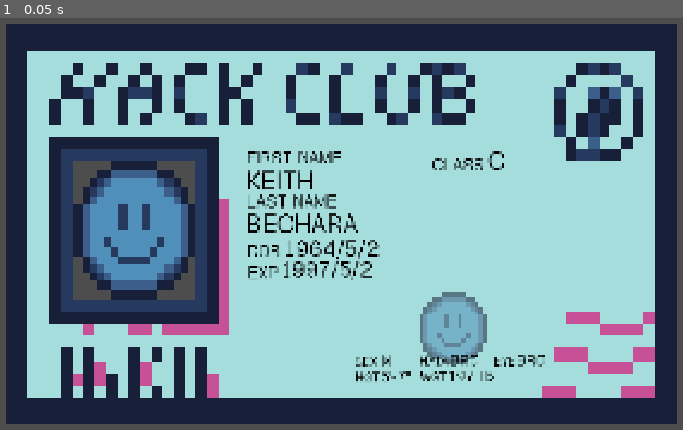
Above: before the commit, frame 1.
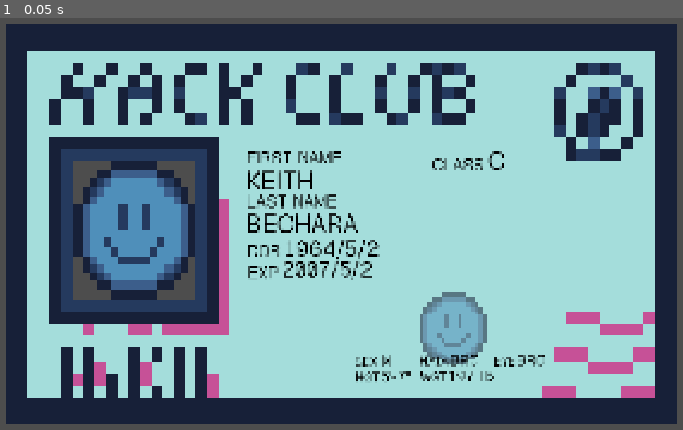
Above: after the commit, the same moment.

Repository: itstntcraft123/fake-an-id
Game: Godot game, scene res://scenes/game.tscn
The game is run twice, just before and just after one commit, with the same random seed, the same clock (stepped at 60 frames per second) and the same inputs. This scene is started directly instead of the project's main scene.
Inputs:
- Up to frame 1 (0.05 s): no input

The runs differ from the first frame. In frame 1, 0.1% of the frame differs, in the area x 41-47%, y 58-64%.

Commit message:
remove random() and debugging also check if provided node exists before hiding/showing in switch_scene_as_child

Diff:
--- a/scripts/main_menu.gd
+++ b/scripts/main_menu.gd
@@ -11,7 +11,7 @@
 		"Start":
 			get_tree().change_scene_to_file("res://scenes/game.tscn")
 		"Options":
-			print("item: ", item) # debugging
+			#print("item: ", item) # debugging
 			Utils.switch_scene_as_child(self, "res://scenes/options.tscn", item, [$MarginContainer, $TextureRect])
 		"Quit":
 			get_tree().quit()
--- a/scripts/select_menu.gd
+++ b/scripts/select_menu.gd
@@ -69,7 +69,6 @@
 			child.pivot_offset = child.size / 2.0
 			child.scale = hover_scale if child == focused else Vector2.ONE
 
-
 func get_hovered_child() -> Control:
 	var pos := get_global_mouse_position()
 	for child in get_children():
--- a/scripts/utils.gd
+++ b/scripts/utils.gd
@@ -28,8 +28,8 @@
 	var city: Array = data["cities"]
 	var state: Array = data["states"]
 
-	return str(randi_range(1000, 9999)) + " " + random(street) + "\n" + \
-		random(city) + ", " + random(state) + str(randi_range(1000, 9999))
+	return str(randi_range(1000, 9999)) + " " + street.pick_random() + "\n" + \
+		city.pick_random() + ", " + state.pick_random() + str(randi_range(1000, 9999))
 
 func random_age() -> int:
 	# age group data from www.fhwa.dot.gov/policyinformation/statistics/2023/dl20.cfm
@@ -52,7 +52,7 @@
 	var expired: bool = randf() < 0.2
 	var date: Dictionary = dob.duplicate()
 	var possible_exps := get_possible_exps(dob, expired)
-	date["year"] = random(possible_exps)
+	date["year"] = possible_exps.pick_random()
 	return date_to_str(date)
 
 func get_possible_exps(dob: Dictionary, expired: bool) -> Array[int]:
@@ -149,9 +149,6 @@
 func date_is_larger(date1: Dictionary, date2: Dictionary) -> bool:
 	return Time.get_unix_time_from_datetime_dict(date1) > Time.get_unix_time_from_datetime_dict(date2)
 
-func random(array: Array) -> Variant:
-	return array.pick_random()
-
 func weighted_random_num(minimum: float, maximum: float, mean: float, deviation: float) -> float:
 	return clampf(rng.randfn(mean, deviation), minimum, maximum)
 
@@ -203,10 +200,11 @@
 	return JSON.parse_string(content)
 
 func switch_scene_as_child(parent: Node, path: String, option: Node, hide: Array = [parent.get_node("MarginContainer")]) -> void:
-	print("option: ", option) # debugging
-	print("option: ", option, " valid: ", is_instance_valid(option)) # debugging
+	#print("option: ", option) # debugging
+	#print("option: ", option, " valid: ", is_instance_valid(option)) # debugging
 	for node in hide:
-		node.hide()
+		if is_instance_valid(node):
+			node.hide()
 	var parent_prev_mode := parent.process_mode
 	parent.process_mode = Node.PROCESS_MODE_DISABLED
 	var scene = load(path).instantiate()
@@ -218,7 +216,8 @@
 
 func on_tree_exited(parent: Node, option: Node, hide: Array = [], parent_prev_mode: Node.ProcessMode = Node.PROCESS_MODE_INHERIT) -> void:
 	for node in hide:
-		node.show()
+		if is_instance_valid(node):
+			node.show()
 	parent.process_mode = parent_prev_mode
 	option.grab_focus()
 
